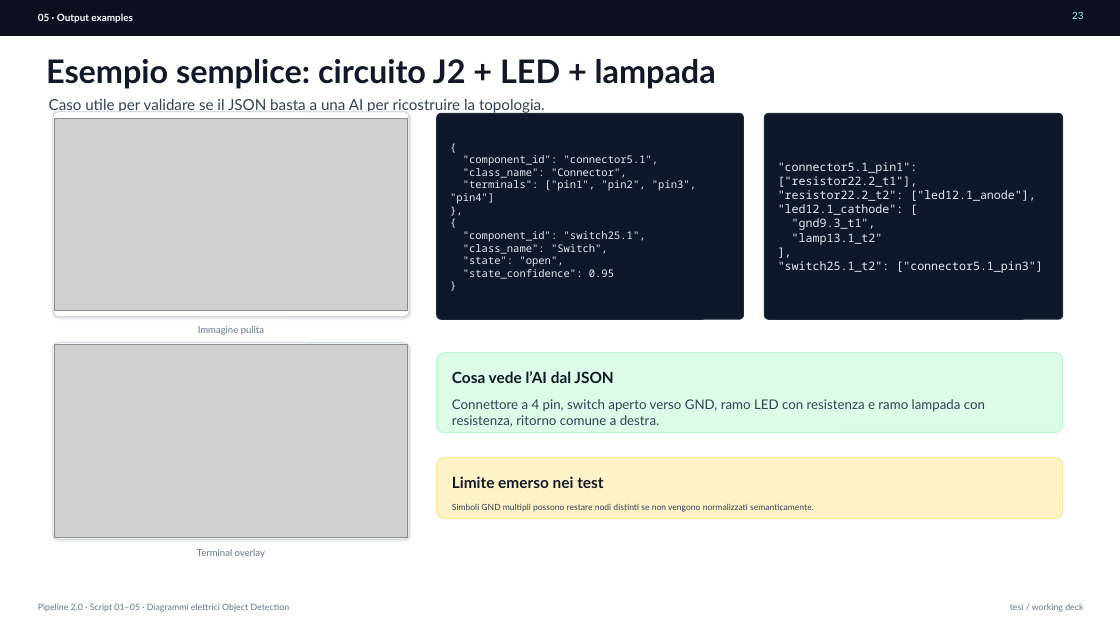
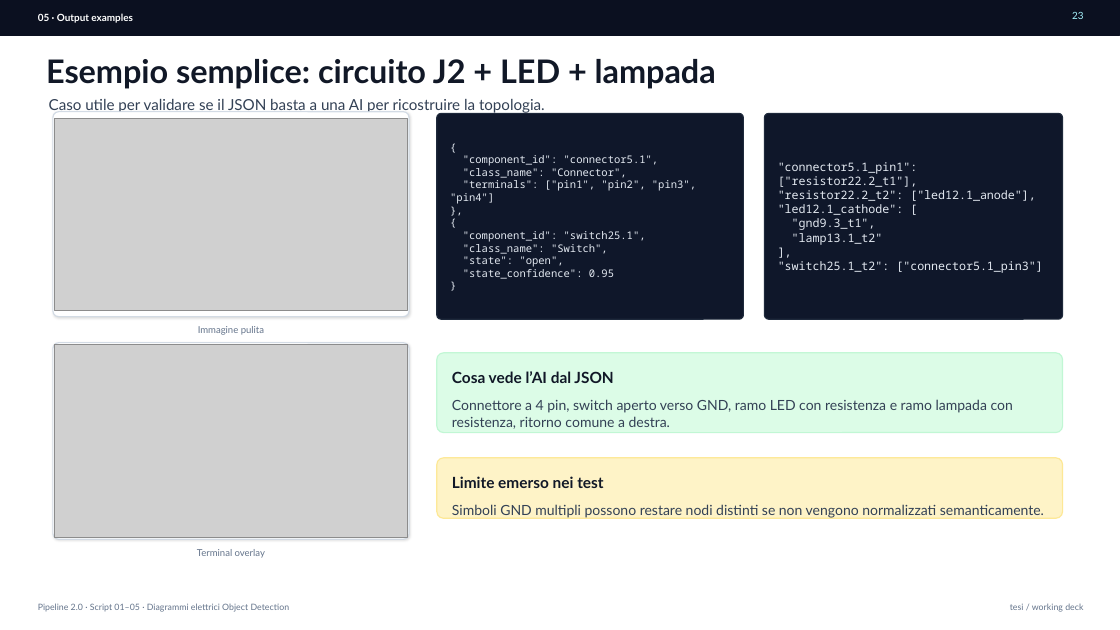
Before and after one commit to MarcoProfi00/tesi_diagrams_yolo, a slide deck: slide 22 of notes/second_part_pipeline_topologica/doc_scripts_1.0/pipeline_01_05.pptx (slide 23 before the commit). Drawn at 1120x630 pixels with LibreOffice and Linux fonts; fonts in the diff are those of the drawing; grey boxes stand for pictures. Boxes give left, top, right and bottom in pixels: in the first picture for what was removed or moved away, otherwise in the second. Text is boxed around its words. In the diff, an @@ line names an element or a change of style, - is before the commit and + after.

```diff
--- a/notes/second_part_pipeline_topologica/doc_scripts_1.0/pipeline_01_05.pptx
+++ b/notes/second_part_pipeline_topologica/doc_scripts_1.0/pipeline_01_05.pptx
@@ text "Connettore a 4 pin, switch ..." at (452,399,1013,429): size 11.4 to 12 pt @@
@@ text "Simboli GND multipli possono restare ..." at (452,504,1044,519): size 7.3 to 12 pt @@
```
Also in this commit, not shown: 4 other slides changed, 2 slides removed, 5 other files.
